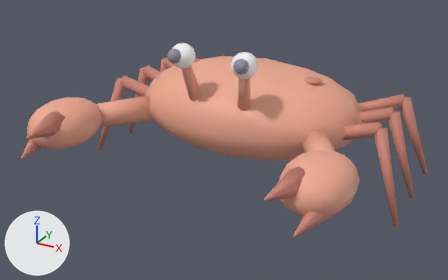
Renders of the glTF model assets/models/mob_crab.glb from each side of a commit.
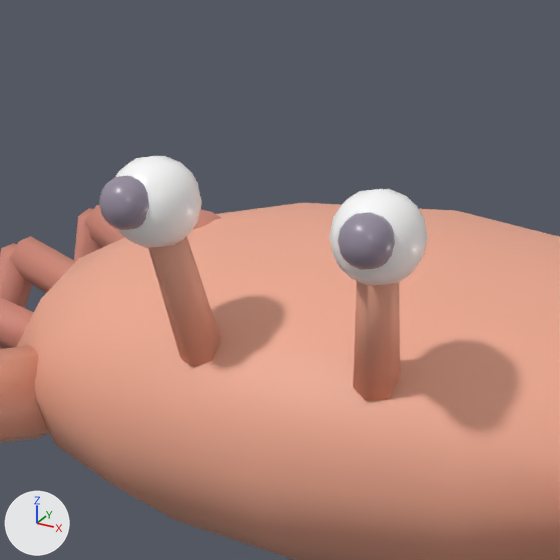
Each version is shown whole from a 50 mm lens placed at (1.349, -2.708, 1.496), pointed at (0.024, -0.3, 0.292), then close up on the part from 31% to 66% of the width and 0% to 55% of the height. Every picture has the same lights, and +X, +Y and +Z are marked at lower left. The older version's two pictures come first.

The scene before the commit, as lines of its bpy script (objects in view):
```python
ob_eye1 = bpy.data.objects.new('eye1', me_eye1_mesh)
ob_eye1.location = (0.0, 0.0, 0.0)
ob_eye_1 = bpy.data.objects.new('eye-1', me_eye_1_mesh)
ob_eye_1.location = (0.0, 0.0, 0.0)
ob_leg_12_a = bpy.data.objects.new('leg-12_a', me_leg_12_a_mesh)
ob_leg_12_a.location = (0.0, 0.0, 0.0)
ob_pupil1 = bpy.data.objects.new('pupil1', me_pupil1_mesh)
ob_pupil1.location = (0.0, 0.0, 0.0)
ob_pupil_1 = bpy.data.objects.new('pupil-1', me_pupil_1_mesh)
ob_pupil_1.location = (0.0, 0.0, 0.0)
# also in view: 'leg-11_b' at (-0.782, 0.11, 0.213); 'shell' at (0.0, 0.02, 0.36); 'stalk1' at (0.143, -0.328, 0.589); 'leg-10_a' at (-0.558, -0.076, 0.356); 'stalk-1' at (-0.143, -0.328, 0.589)
```
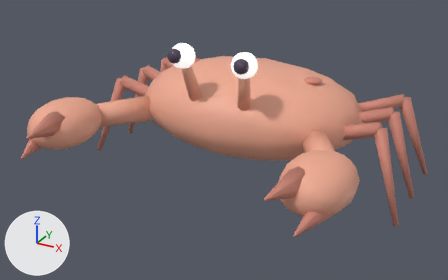
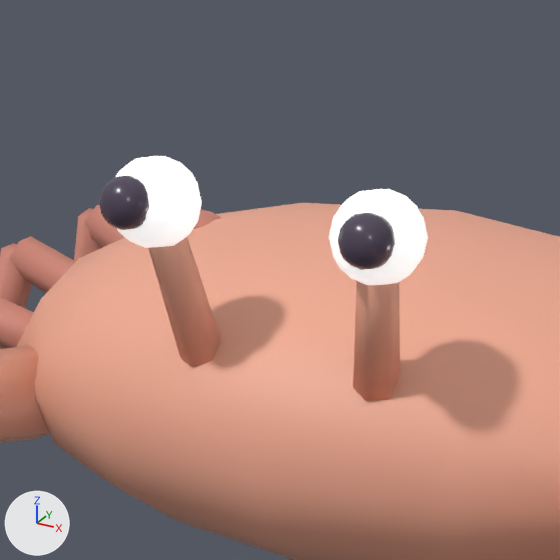
Location of each change, (x1, y1, x2, y2) in pixels of the close-ups (560 x 560 px):
'eye-1', surface changed (lighter)
    both: (116, 156, 202, 248)
'eye1', surface changed (lighter)
    both: (329, 189, 428, 285)
'pupil1', recoloured (darker)
    both: (338, 212, 395, 270)
'pupil-1', recoloured (darker)
    both: (99, 176, 149, 230)

The change, as a diff of the scene's bpy script:
```diff
--- a/assets/models/mob_crab.glb.py
+++ b/assets/models/mob_crab.glb.py
@@ mat_m_white @@
 mat_m_white.roughness = 0.3
+mat_m_white.emission_strength = 0.6
@@ mat_m_eye @@
 mat_m_eye = principled_material('m_eye')
-mat_m_eye.base_color = (0.31, 0.27, 0.35)  # grey #978ea0
+mat_m_eye.base_color = (0.08, 0.06, 0.1)  # greyish purple #504559
 mat_m_eye.roughness = 0.3
```
